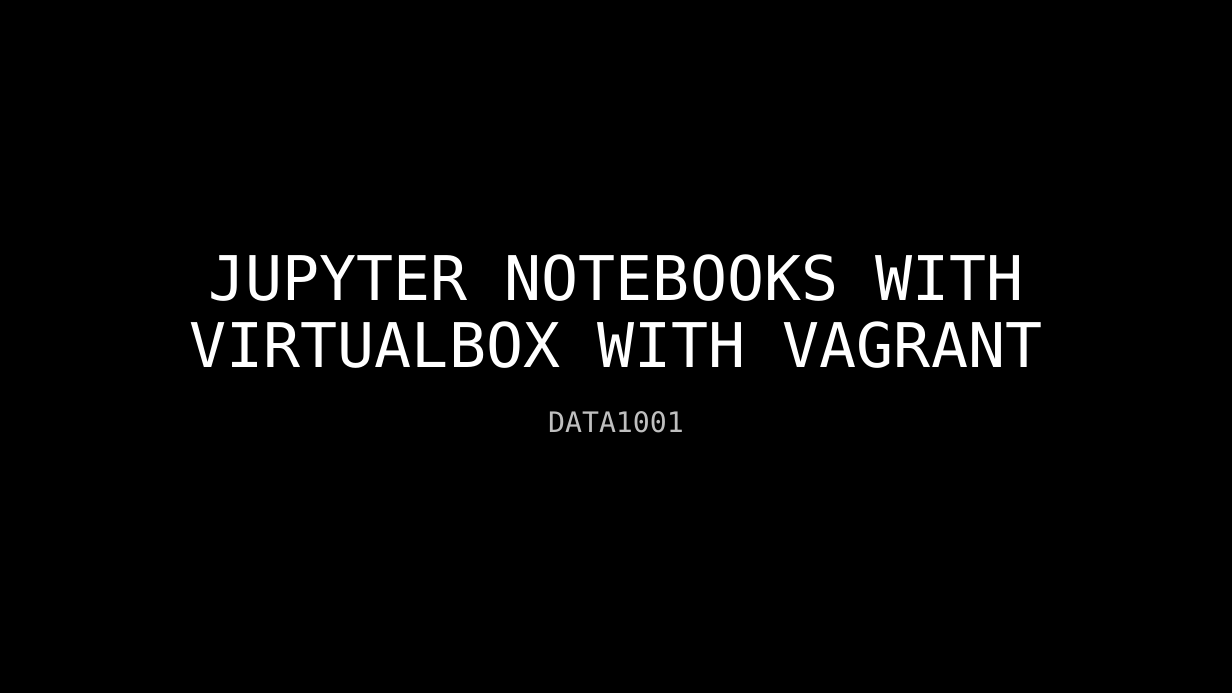
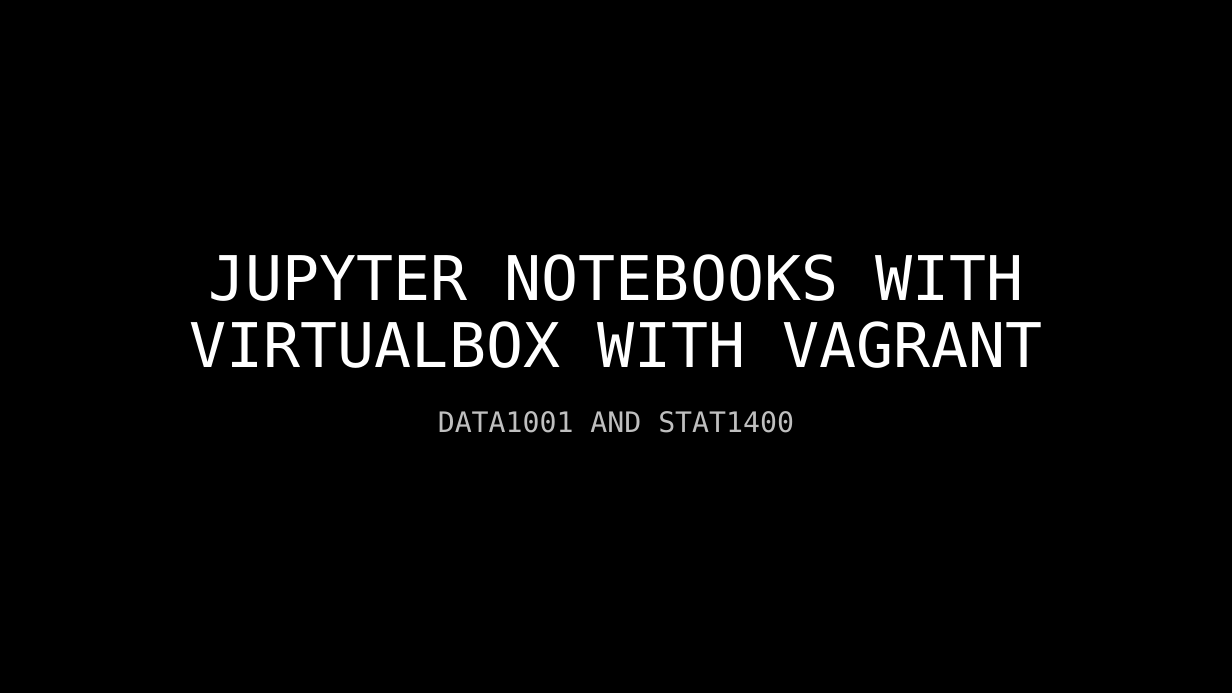
Before and after one commit to adrianopolpo/stat1400, a slide deck: slide 1 of VM_instructions.pptx. Drawn at 1232x693 pixels with LibreOffice and Linux fonts; fonts in the diff are those of the drawing; background and template pictures are left out. Boxes give left, top, right and bottom in pixels: in the first picture for what was removed or moved away, otherwise in the second. Text is boxed around its words. In the diff, an @@ line names an element or a change of style, - is before the commit and + after.

```diff
--- a/VM_instructions.pptx
+++ b/VM_instructions.pptx
@@ subtitle at bbox=[438, 411, 794, 433]: text changed @@
-DATA1001
+DATA1001 AND STAT1400
```
Also in this commit, not shown: 4 other slides changed.
